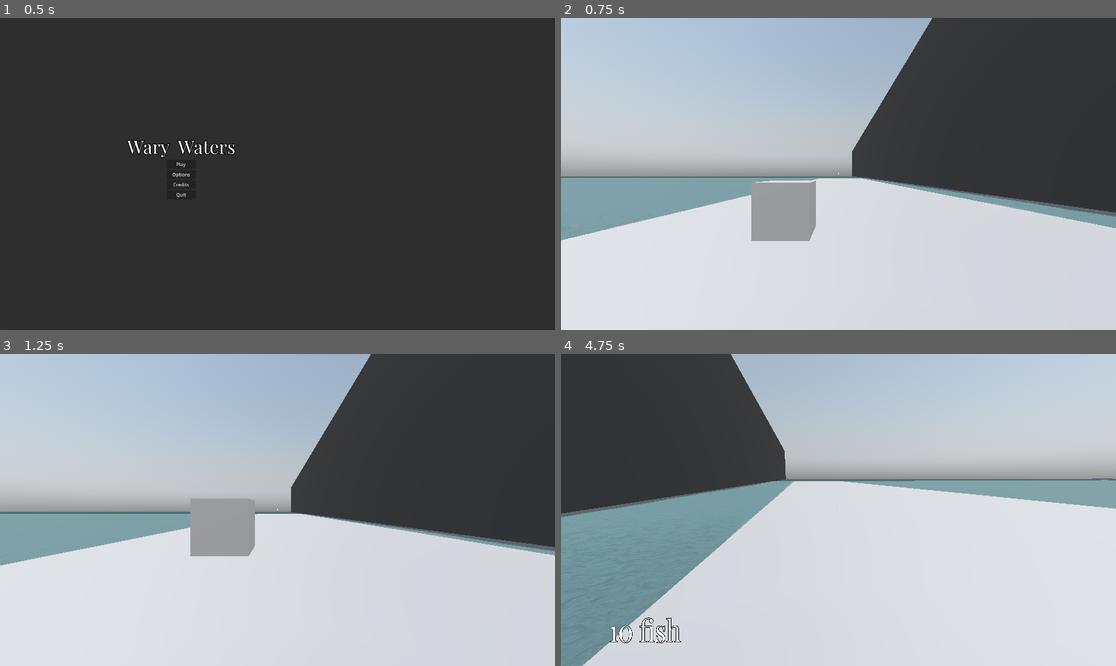
Above: before the commit, frames 1-4 (two rows, left to right).
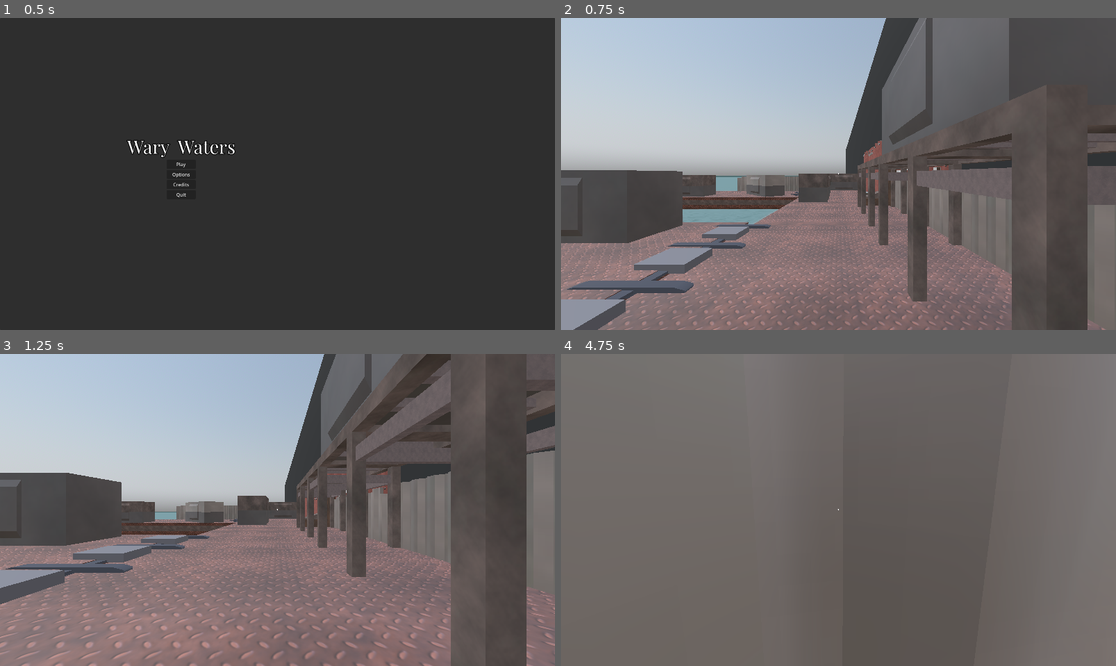
Above: after the commit, the same moments.

Repository: Nazsgull/FPS_Godot
Game: Godot game, scene res://scenes/UI/main_menu.tscn
The game is run twice, just before and just after one commit, with the same random seed, the same clock (stepped at 60 frames per second) and the same inputs.
Inputs (mouse positions are in pixels of both pictures, inside the frame that each line leads up to):
- Up to frame 1 (0.5 s): no input
- Up to frame 2 (0.75 s): click "Play" at 0.5 s
- Up to frame 3 (1.25 s): no input
- Up to frame 4 (4.75 s): tap Enter (ui_accept) at 1.25, 1.52, 2.27, 3.77, 4.52 s; move the mouse to (866, 510) at 1.27 s; hold Ctrl (crouch) 1.28-2.03 s; hold W (forward) from 1.28 s (still down); move the mouse to (810, 510) at 2.02 s; tap E (interact) at 2.1 s; move the mouse to (849, 503) at 2.77 s; click (849, 503) at 2.85 s; move the mouse to (832, 516) at 3.52 s; tap Shift (sprint) at 3.6 s; move the mouse to (877, 513) at 4.27 s; tap Mouse wheel down (tool_next) at 4.35 s

Frame 1 is identical in both runs. In frame 2, 68% of the frame differs, in the area x 0-100%, y 0-100%; in frame 3, 68%; in frame 4, 100%.

Commit message:
Añade la plataforma a la escena principal

Diff:
--- a/scenes/maps/WaryWaters_WallMap.tscn
+++ b/scenes/maps/WaryWaters_WallMap.tscn
@@ -8,6 +8,7 @@
 [ext_resource type="PackedScene" uid="uid://c08w371nri2fs" path="res://scenes/objects/fish_bank.tscn" id="6_w2flc"]
 [ext_resource type="PackedScene" uid="uid://dsi3ppghy4huk" path="res://scenes/objects/gestor_tiempo.tscn" id="7_vtp0w"]
 [ext_resource type="PackedScene" uid="uid://bsidce2fpxi8m" path="res://scenes/objects/wary_waters/fishing_rod_pickup.tscn" id="8_h7lfs"]
+[ext_resource type="PackedScene" uid="uid://davfoyfwx6vm4" path="res://scenes/objects/wary_waters/neriglissar.tscn" id="9_yqr1e"]
 
 [sub_resource type="StandardMaterial3D" id="StandardMaterial3D_x07qw"]
 albedo_color = Color(0, 0, 0, 1)
@@ -37,10 +38,12 @@
 ambient_light_source = 2
 ambient_light_color = Color(1, 1, 1, 1)
 fog_density = 0.02
-volumetric_fog_density = 0.01
+volumetric_fog_enabled = true
+volumetric_fog_density = 0.0378
+volumetric_fog_albedo = Color(0.556953, 0.556953, 0.556953, 1)
 volumetric_fog_emission = Color(0.596078, 0.717647, 0.956863, 1)
-volumetric_fog_emission_energy = 0.5
-volumetric_fog_length = 500.0
+volumetric_fog_emission_energy = 0.0
+volumetric_fog_length = 175.0
 volumetric_fog_ambient_inject = 2.0
 
 [node name="WaryWatersWallMap" type="Node3D"]
@@ -68,19 +71,13 @@
 transform = Transform3D(-8.74228e-08, 0, -2, 0, 2, 0, 2, 0, -8.74228e-08, -10, 5, -4.37114e-07)
 
 [node name="player" parent="." instance=ExtResource("4_a02oc")]
-transform = Transform3D(1, 0, 0, 0, 1, 0, 0, 0, 1, -70, 8, 17)
+transform = Transform3D(1, 0, 0, 0, 1, 0, 0, 0, 1, -36, 7, 30)
 
 [node name="DirectionalLight3D" type="DirectionalLight3D" parent="."]
 transform = Transform3D(0.965926, 0, -0.258819, 0.258819, 1.31134e-07, 0.965926, 3.394e-08, -1, 1.26666e-07, 0, 0, 0)
 
 [node name="Button_fancy" parent="." instance=ExtResource("5_jhipa")]
 transform = Transform3D(0.241718, -0.43769, 0, 0.43769, 0.241718, 0, 0, 0, 0.5, -67.5166, 8.87538, 18.5)
-
-[node name="CSGBox3D" type="CSGBox3D" parent="."]
-transform = Transform3D(1, 0, 0, 0, 1, 0, 0, 0, 1, -69, 7, 18)
-use_collision = true
-collision_layer = 4
-size = Vector3(20, 1, 200)
 
 [node name="Fish_bank" parent="." instance=ExtResource("6_w2flc")]
 transform = Transform3D(-4.37114e-08, 0, -1, 0, 1, 0, 1, 0, -4.37114e-08, -68, 9, 17.5)
@@ -91,6 +88,9 @@
 transform = Transform3D(1, 0, 0, 0, 1, 0, 0, 0, 1, -71, 9, 13)
 scene = "res://scenes/objects/wary_waters/fishing_rod_equippable.tscn"
 
+[node name="neriglissar" parent="." instance=ExtResource("9_yqr1e")]
+transform = Transform3D(-2.18557e-07, 0, -5, 0, 5, 0, 5, 0, -2.18557e-07, -32, 7, 0)
+
 [connection signal="interacted" from="Button_fancy" to="Piston" method="_on_button_fancy_interacted"]
 [connection signal="interacted" from="Button_fancy" to="Fish_bank" method="donate_1fish"]
 [connection signal="in_debt_s" from="Fish_bank" to="." method="_on_fish_bank_in_debt_s"]
--- /dev/null
+++ b/scenes/objects/wary_waters/neriglissar.tscn
@@ -0,0 +1,15 @@
+[gd_scene load_steps=4 format=3 uid="uid://davfoyfwx6vm4"]
+
+[ext_resource type="PackedScene" uid="uid://c5c2w834dunvv" path="res://assets/models_gltf/Neriglissar_platform/Neriglissar_WW_sección_babor.glb" id="1_puh8w"]
+[ext_resource type="PackedScene" uid="uid://c2ogsk2n4tpiu" path="res://assets/models_gltf/Neriglissar_platform/Neriglissar_WW_sección_estribor.glb" id="2_otd24"]
+[ext_resource type="PackedScene" uid="uid://cca0xxg4k12ei" path="res://assets/models_gltf/Neriglissar_platform/Neriglissar_WW_sección_puente.glb" id="3_734nw"]
+
+[node name="Node3D" type="Node3D"]
+
+[node name="Ng_sección_babor" parent="." instance=ExtResource("1_puh8w")]
+transform = Transform3D(1, 0, 0, 0, 1, 0, 0, 0, 1, 4, -0.4, 7.4)
+
+[node name="Ng_sección_estribor" parent="." instance=ExtResource("2_otd24")]
+transform = Transform3D(1, 0, 0, 0, 1, 0, 0, 0, 1, -4, -0.5, 7.5)
+
+[node name="Ng_sección_puente" parent="." instance=ExtResource("3_734nw")]
--- /dev/null
+++ b/scenes/parts/neriglissar_ww_sección_babor.tscn
@@ -0,0 +1,5 @@
+[gd_scene load_steps=2 format=3 uid="uid://bikxoxh7s25kr"]
+
+[ext_resource type="PackedScene" uid="uid://c5c2w834dunvv" path="res://assets/models_gltf/Neriglissar_platform/Neriglissar_WW_sección_babor.glb" id="1_hgjrb"]
+
+[node name="Neriglissar_WW_sección_babor" instance=ExtResource("1_hgjrb")]
Binary file added: assets/models_gltf/Neriglissar_platform/Neriglissar_WW_sección_babor.glb
Not shown, added: assets/models_gltf/Neriglissar_platform/Neriglissar_WW_sección_babor.glb.import
Binary file added: assets/models_gltf/Neriglissar_platform/Neriglissar_WW_sección_babor_0.png
Not shown, added: assets/models_gltf/Neriglissar_platform/Neriglissar_WW_sección_babor_0.png.import
Binary file added: assets/models_gltf/Neriglissar_platform/Neriglissar_WW_sección_babor_1.png
Not shown, added: assets/models_gltf/Neriglissar_platform/Neriglissar_WW_sección_babor_1.png.import
Binary file added: assets/models_gltf/Neriglissar_platform/Neriglissar_WW_sección_babor_2.png
Not shown, added: assets/models_gltf/Neriglissar_platform/Neriglissar_WW_sección_babor_2.png.import
Binary file added: assets/models_gltf/Neriglissar_platform/Neriglissar_WW_sección_estribor.glb
Not shown, added: assets/models_gltf/Neriglissar_platform/Neriglissar_WW_sección_estribor.glb.import
Binary file added: assets/models_gltf/Neriglissar_platform/Neriglissar_WW_sección_estribor_0.png
Not shown, added: assets/models_gltf/Neriglissar_platform/Neriglissar_WW_sección_estribor_0.png.import
(and 13 more such lines)
